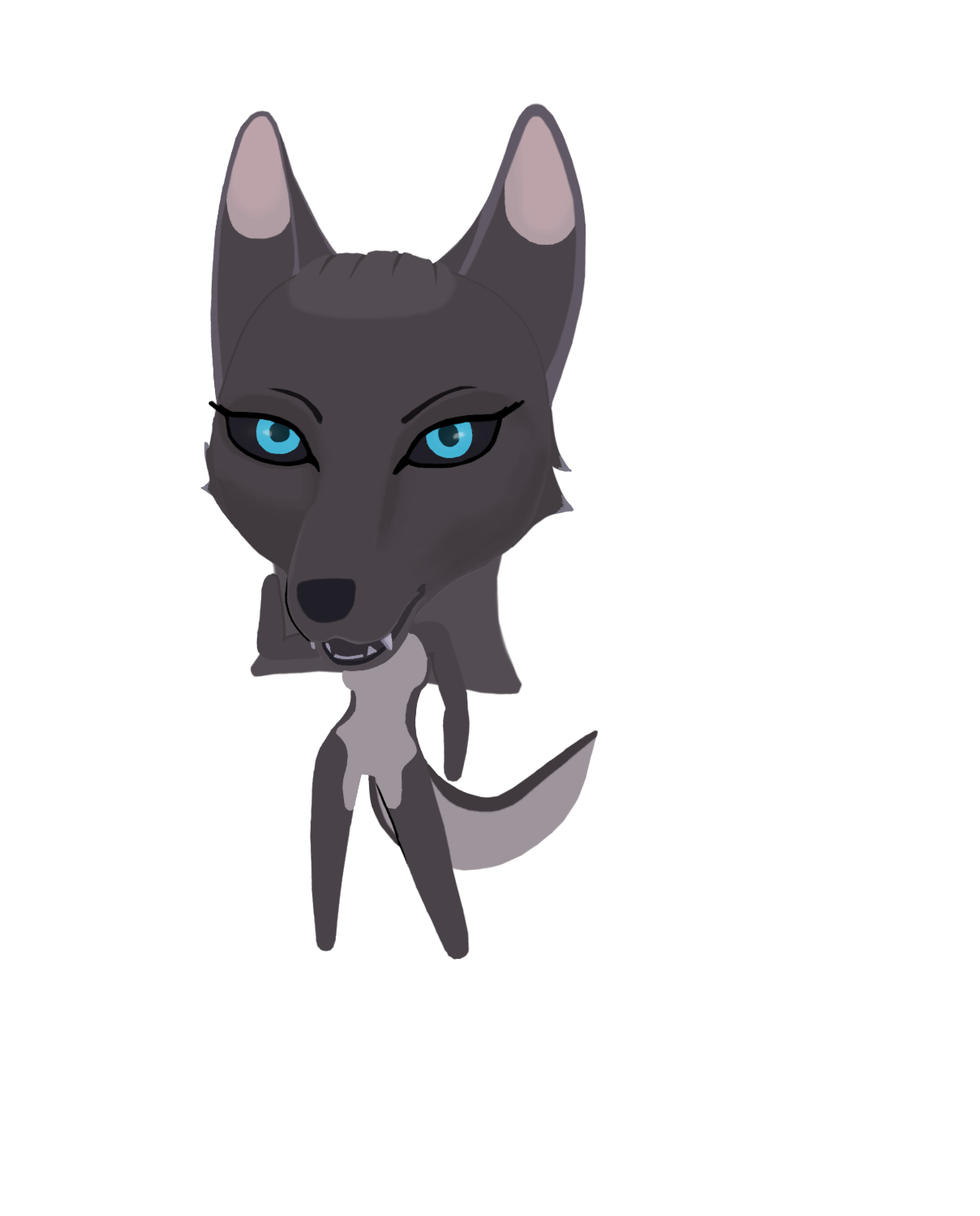
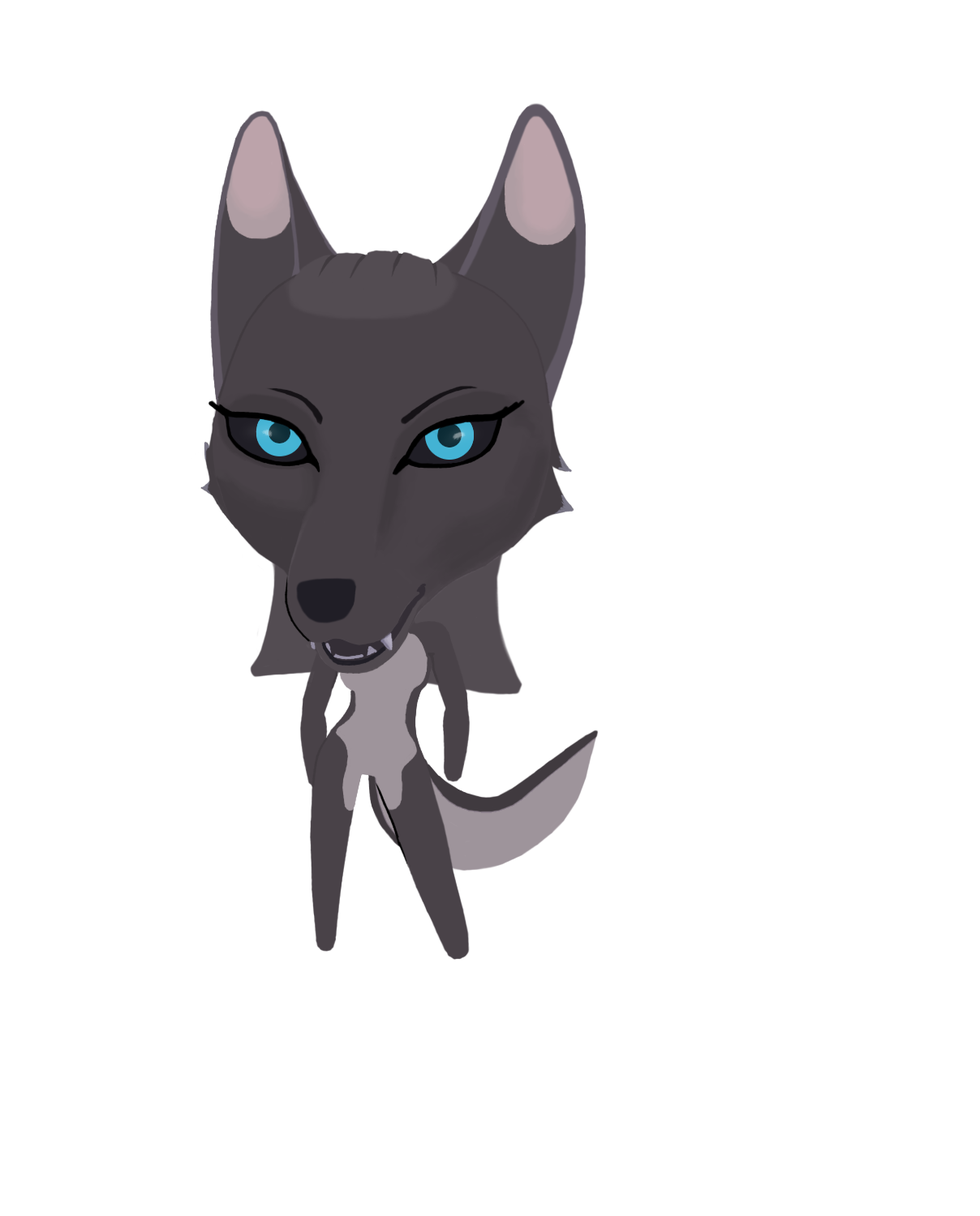
Before/after of a w=980, h=1216 layered artwork. What changed in the layer stack:
painted on "LINES" over [468, 422, 474, 438]
painted on "IRIS" over [256, 415, 474, 460]
painted on "BASE" over [255, 543, 411, 811]
added layer "Pasted Layer" above "FLOOF #2" over [299, 627, 347, 789]
painted on "PARTY_IN_THE_BACK" over [255, 565, 313, 677]
painted on "eleniel.png" over [255, 415, 474, 811]
